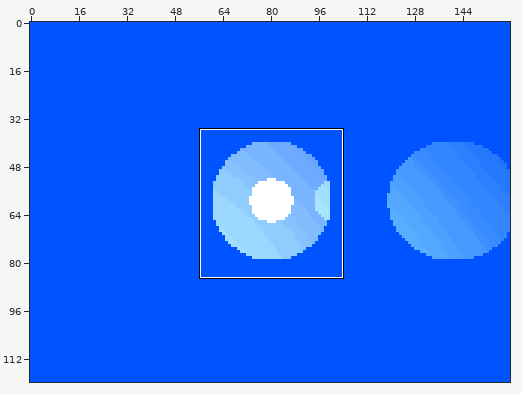
Sprite sheet: Raytracer/Raytracer.png. Above: a wide view before the commit, with the close-up outlined.
Close-up. Old version:
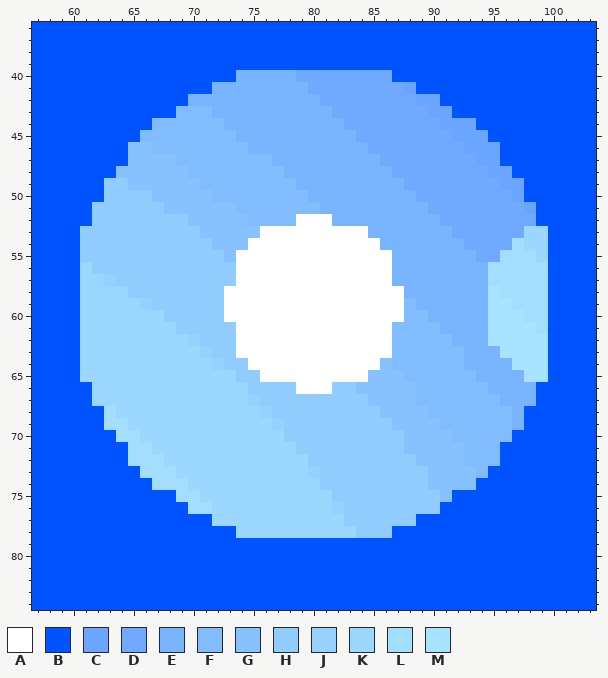
The file is 160x120 pixels. Colours within 5 levels of each other are drawn and written as one. Shown: x 57..103, y 36..84. The commit also changed other parts of the picture, which this record leaves out.
Palette (. is transparent): A #ffffff  B #0054ff  C #6aa5ff  D #70aaff  E #79b4ff  F #81bcff  G #87c2ff  H #91ccff  J #97d1ff  K #9cd7ff  L #a3ddff  M #a8e3ff
After the commit:
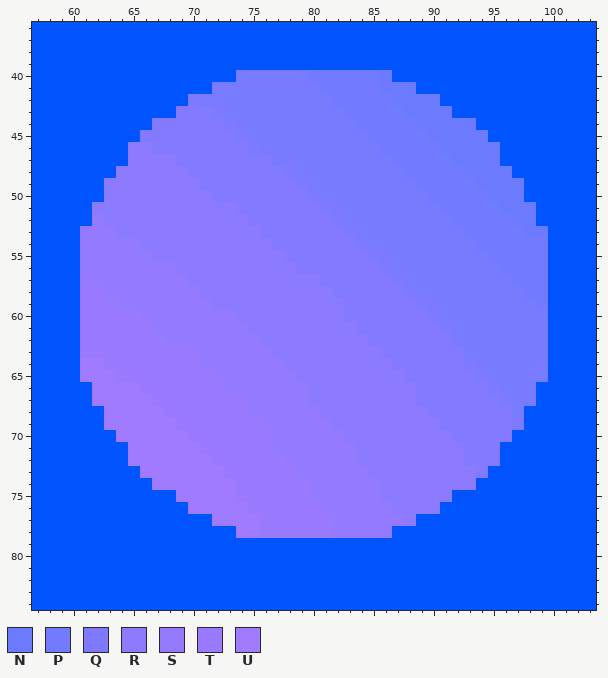
Colours new in this view: N #6c7aff  P #727aff  Q #7e7aff  R #8c7aff  S #937aff  T #997aff  U #a07aff
The exact change:
colour E: #79b4ff -> #787aff
colour F: #81bcff -> #847aff
y 40: x 79..86 DDDDDDDD -> EPPPPPPN
y 41: x 80..88 DDDDDDDDC -> EPPPPPNNN
y 42: x 70 E -> Q; x 81..90 DDDDDDDDCC -> EPPPPPNNNN
y 43: x 72 E -> Q; x 82..91 DDDDDDDDCC -> EPPPPPNNNN
y 44: x 73 E -> Q; x 83..93 DDDDDDDDCCC -> EPPPPPNNNNN
y 45: x 74 E -> Q; x 84..94 DDDDDDDDCCC -> EPPPPPNNNNN
y 46: x 65..66 GG -> RR; x 75 E -> Q; x 85..95 DDDDDDDDCCC -> EPPPPPNNNNN
y 47: x 65..68 GGGG -> RRRR; x 86..95 DDDDDDDDCC -> EPPPPPNNNN
y 48: x 64..69 GGGGGG -> RRRRRR; x 78 E -> Q; x 87..96 DDDDDDDDCC -> EPPPPPNNNN
y 49: x 63..70 HHGGGGGG -> RRRRRRRR; x 79 E -> Q; x 88..97 DDDDDDDDCC -> EPPPPPNNNN
y 50: x 63..71 HHHHGGGGG -> RRRRRRRRR; x 80 E -> Q; x 89..97 DDDDDDDDC -> EPPPPPNNN
y 51: x 62..73 HHHHHHGGGGGG -> RRRRRRRRRRRR; x 81 E -> Q; x 90..98 DDDDDDDDC -> EPPPPPNNN
y 52: x 62..74 HHHHHHHHGGGGG -> SRRRRRRRRRRRR; x 79..82 AAAE -> FFFQ; x 91..98 DDDDDDDD -> EPPPPPNN
y 53: x 61..84 HHHHHHHHHHGGGGGAAAAAAAAA -> SSSRRRRRRRRRRRRFFFFFFFQE; x 92..99 DDDDDDKK -> EPPPPPNN
y 54: x 61..85 HHHHHHHHHHHGGGAAAAAAAAAAA -> SSSSSRRRRRRRRRRRFFFFFFFQE; x 93..99 DDDDLKK -> EPPPPPP
y 55: x 61..86 HHHHHHHHHHHHGAAAAAAAAAAAAA -> SSSSSSRRRRRRRRRRRFFFFFFFQE; x 94..99 DDLLLK -> EPPPPP
y 56: x 61..86 KHHHHHHHHHHHHAAAAAAAAAAAAA -> SSSSSSSSRRRRRRRRRRFFFFFFFQ; x 95..99 LLLLL -> EPPPP
y 57: x 61..87 KKJHHHHHHHHHHAAAAAAAAAAAAAE -> SSSSSSSSSRRRRRRRRRRRFFFFFFQ; x 95..99 LLLLL -> EEPPP
y 58: x 61..88 KKKKHHHHHHHHAAAAAAAAAAAAAAAE -> TTSSSSSSSSRRRRRRRRRRRFFFFFFQ; x 95..99 MLLLL -> EEEPP
y 59: x 61..87 KKKKKJHHHHHHAAAAAAAAAAAAAAA -> TTTSSSSSSSSRRRRRRRRRRRFFFFF; x 89 E -> Q; x 95..99 MMLLL -> EEEEP
y 60: x 61..87 KKKKKKKHHHHHAAAAAAAAAAAAAAA -> TTTTTSSSSSSSSRRRRRRRRRFFFFF; x 90 E -> Q; x 95..99 MMMLL -> EEEEE
y 61: x 61..86 KKKKKKKKHHHHHAAAAAAAAAAAAA -> TTTTTTSSSSSSSSRRRRRRRRRFFF; x 91 E -> Q; x 95..99 MMMML -> EEEEE
y 62: x 61..86 KKKKKKKKKJHHHAAAAAAAAAAAAA -> TTTTTTTSSSSSSSSRRRRRRRRRFF; x 95..99 MMMMM -> EEEEE
y 63: x 61..86 KKKKKKKKKKJHHAAAAAAAAAAAAA -> TTTTTTTTTSSSSSSSRRRRRRRRRF; x 96..99 MMMM -> EEEE
y 64: x 61..86 KKKKKKKKKKKJHHAAAAAAAAAAAG -> UUTTTTTTTTSSSSSSSRRRRRRRRR; x 93 E -> Q; x 97..99 MMM -> EEE
y 65: x 61..87 KKKKKKKKKKKKKHHAAAAAAAAAGGG -> UUUTTTTTTTTSSSSSSSRRRRRRRRR; x 94 E -> Q; x 98..99 MM -> EE
y 66: x 62..88 KKKKKKKKKKKKKHHHHAAAHHGGGGG -> UUUUTTTTTTTSSSSSSSRRRRRRRRR; x 95 E -> Q
y 67: x 62..88 KKKKKKKKKKKKKJHHHHHHHHHGGGG -> UUUUUTTTTTTTSSSSSSRRRRRRRRR; x 96 E -> Q
y 68: x 63..89 LKKKKKKKKKKKKJHHHHHHHHHGGGG -> UUUUUTTTTTTTSSSSSSRRRRRRRRR
y 69: x 63..90 LLKKKKKKKKKKKKJHHHHHHHHHGGGG -> UUUUUUTTTTTTTSSSSSSRRRRRRRRR; x 97 E -> Q
y 70: x 64..91 LLKKKKKKKKKKKKHHHHHHHHHHGGGG -> UUUUUUTTTTTTTSSSSSSRRRRRRRRR
y 71: x 65..92 LLKKKKKKKKKKKKHHHHHHHHHGGGGG -> UUUUUUTTTTTTSSSSSSSRRRRRRRRR
y 72: x 65..92 LLLKKKKKKKKKKKKHHHHHHHHHGGGG -> UUUUUUUTTTTTTSSSSSSRRRRRRRRR
y 73: x 66..93 LLLKKKKKKKKKKKJHHHHHHHHHGGGG -> UUUUUUUTTTTTTSSSSSSRRRRRRRRR
y 74: x 67..93 LLLKKKKKKKKKKKHHHHHHHHHGGGG -> UUUUUUUTTTTTTSSSSSSRRRRRRRR
y 75: x 69..91 LLKKKKKKKKKKKHHHHHHHHHG -> UUUUUTTTTTTSSSSSSRRRRRR
y 76: x 70..90 LLKKKKKKKKKKJHHHHHHHH -> UUUUUTTTTTTSSSSSSRRRR
y 77: x 72..88 KKKKKKKKKKKHHHHHH -> UUUUTTTTTTSSSSSSR
y 78: x 74..86 KKKKKKKKKKHHH -> UUTTTTTTSSSSS
Boxes around the changes in both close-ups, in picture pixels (x1, y1, x2, y2):
changed: (80, 70, 548, 538)
